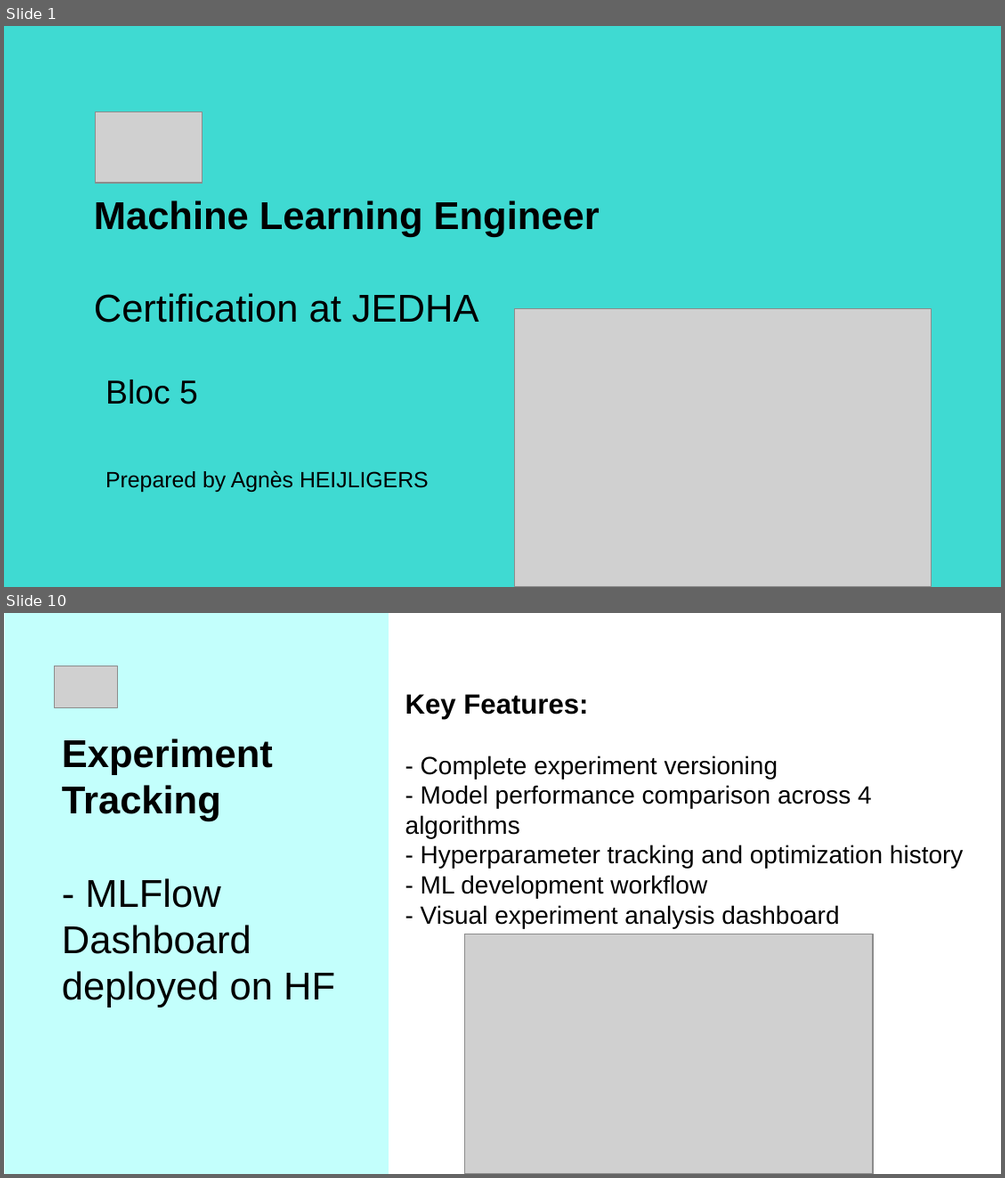
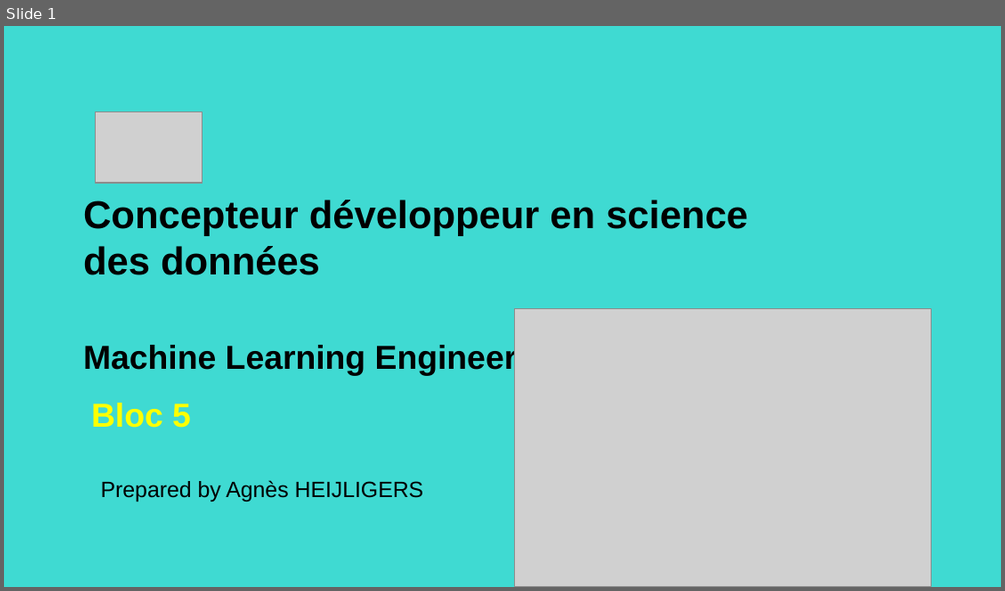
Before and after one commit to AgaHei/getaround-pricing-api, a slide deck: Getaround_Project_AH.pptx. Shown one above the other, each under a label of ours: slides 1 and 10 before the commit, slide 1 after it; the slides between them are not shown. The pictures are 1005x1178 and 1005x591 pixels, drawn with LibreOffice and Linux fonts; fonts in the diff are those of the drawing; grey boxes stand for pictures. Boxes give left, top, right and bottom in pixels: in the first picture for what was removed or moved away, otherwise in the second. Text is boxed around its words. In the diff, an @@ line names an element or a change of style, - is before the commit and + after.

```diff
--- a/Getaround_Project_AH.pptx
+++ b/Getaround_Project_AH.pptx
@@ slide 10 removed at [4, 613, 1001, 1174], background #FFFFFF @@
@@ rectangle removed at [5, 613, 388, 1173] @@
@@ picture removed at [55, 666, 118, 707] @@
@@ title removed at [405, 694, 963, 928] @@
-Key Features:
-- Complete experiment versioning
-- Model performance comparison across 4 algorithms
-- Hyperparameter tracking and optimization history
-- ML development workflow
-- Visual experiment analysis dashboard
@@ title removed at [62, 738, 335, 1007] @@
-Experiment Tracking
-- MLFlow Dashboard deployed on HF
@@ picture removed at [464, 934, 873, 1173] @@
@@ slide 1 changed as well @@
@@ title at [83, 200, 748, 376]: text changed @@
-Machine Learning Engineer
-Certification at JEDHA
+Concepteur développeur en science des données
+Machine Learning Engineer
@@ title "Bloc 5": place and size @@
-title "Bloc 5" at [105, 379, 198, 404]
+title "Bloc 5" at [91, 402, 191, 427]
@@ title "Bloc 5" at [91, 402, 191, 427]: text colour #000000 to #FFFF00, bold on @@
@@ text "Prepared by Agnès HEIJLIGERS": place and size @@
-text "Prepared by Agnès HEIJLIGERS" at [105, 470, 429, 491]
+text "Prepared by Agnès HEIJLIGERS" at [101, 480, 424, 501]
```
Also in this commit, not shown: 5 other slides changed, 7 slides added, 6 other slides removed, 6 other files.
